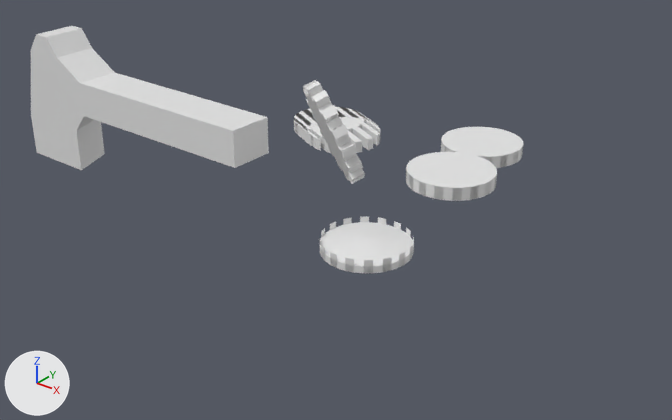
Before and after pictures for a commit that changed the Blender file objects3.blend.
Both versions are drawn from a 50 mm camera at (26.7, -23.2, 20.3) aimed at (3.5, 5.8, 2.3). The lights are fixed; the arrows at lower left show +X, +Y and +Z.
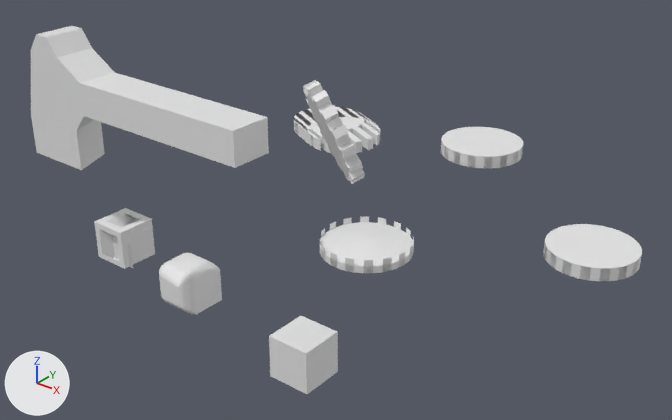
Commit message: Check various edit mode options

The change, as a diff of the scene's bpy script:
```diff
--- a/objects3.blend.py
+++ b/objects3.blend.py
@@ me_cube_002 @@
+me_cube_002.from_pydata(...)  # 417 vertices, 415 faces; spans x -1.0..1.0, y -1.0..1.0, z -1.0..1.04
@@ me_cube_001 @@
+me_cube_001.from_pydata(...)  # 44 vertices, 42 faces; spans x -1.0..1.13, y -1.0..1.1, z -1.13..1.0
@@ me_cylinder_005 @@
+me_cylinder_005.from_pydata(...)  # 138 vertices, 57 faces; spans x -6.0..1.0, y -3.7..1.9, z -25.3..2.7
@@ ob_cylinder_003 @@
-ob_cylinder_003 = bpy.data.objects.new('Cylinder.003', me_cylinder_003)
-ob_cylinder_003.location = (9.54, 5.45, 5.75)
-ob_cylinder_003.scale = (1.75, 1.75, 0.267)
@@ ob_cube_002 @@
+ob_cube_002 = bpy.data.objects.new('Cube.002', me_cube_002)
+ob_cube_002.location = (0.0, 0.0, 0.0)
@@ ob_cube_001 @@
+ob_cube_001 = bpy.data.objects.new('Cube.001', me_cube_001)
+ob_cube_001.location = (-7.71, 2.8, -1.52)
@@ ob_cylinder_005 @@
+ob_cylinder_005 = bpy.data.objects.new('Cylinder.005', me_cylinder_005)
+ob_cylinder_005.location = (15.11, 6.57, 3.8)
+ob_cylinder_005.scale = (1.75, 1.75, 0.267)
```

Changed parts and their boxes [x1, y1, x2, y2] in the pictures (672 x 420 px):
'Cylinder.005', added: after [269, 224, 642, 394]
'Cylinder.003', deleted: before [406, 152, 497, 201]
'Cube.002', added: after [159, 253, 222, 314]
'Cube.001', added: after [94, 208, 155, 269]
